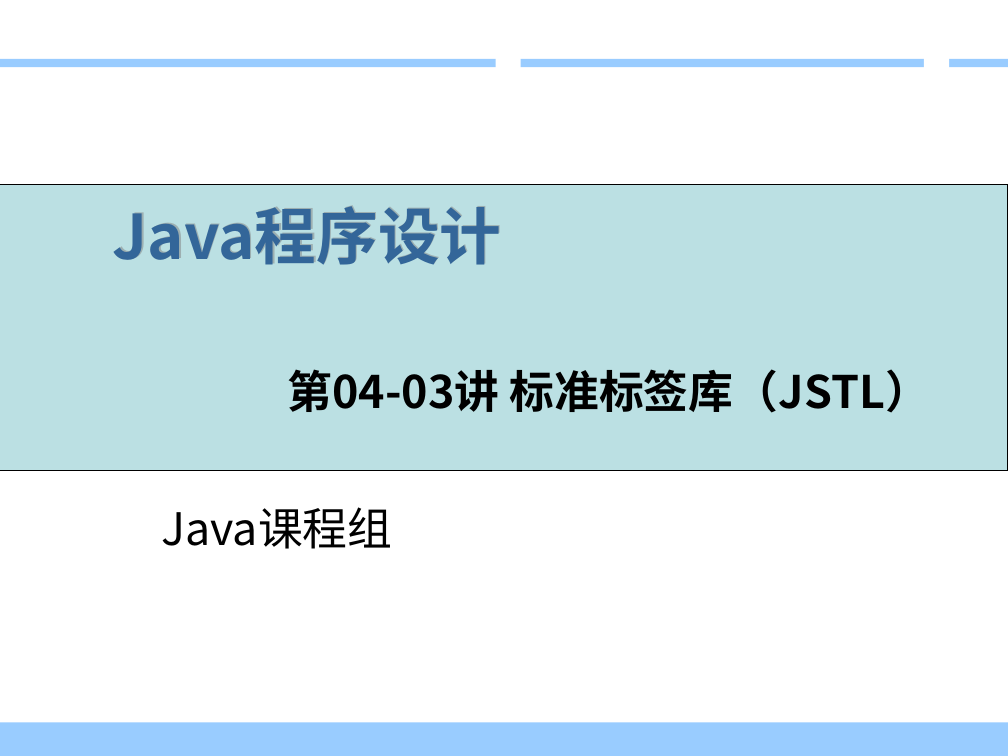
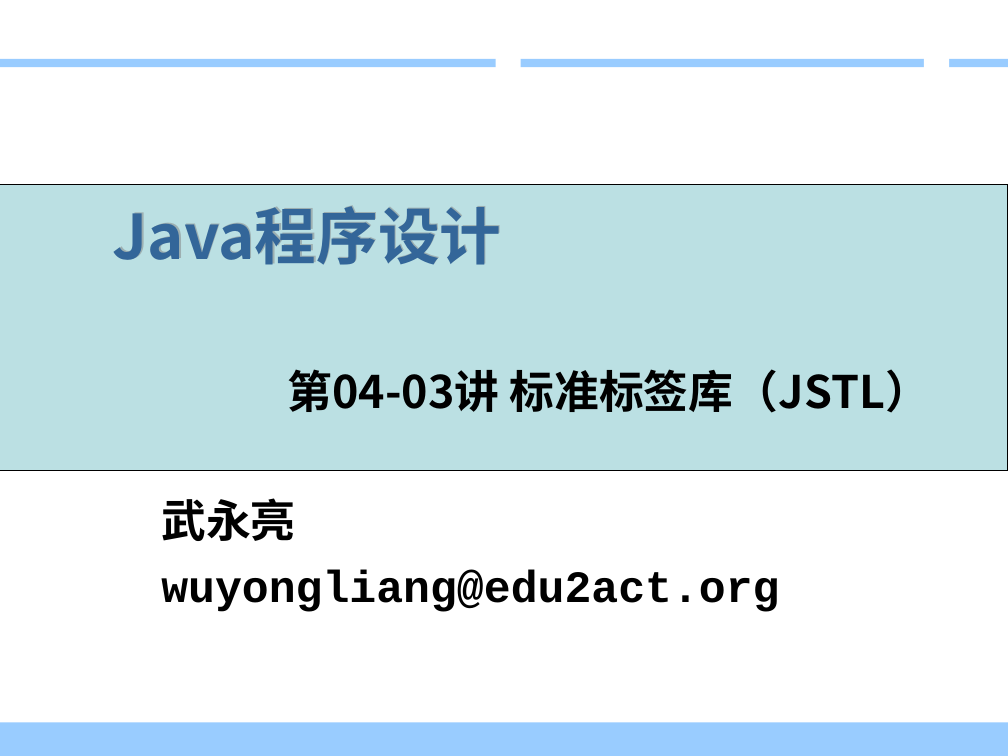
Before and after one commit to edu2act/course-JavaEE, a slide deck: slide 1 of 课程PPT/04-03_标准标签库.ppt. Drawn at 1008x756 pixels with LibreOffice and Linux fonts; fonts in the diff are those of the drawing; background and template pictures are left out. Boxes give left, top, right and bottom in pixels: in the first picture for what was removed or moved away, otherwise in the second. Text is boxed around its words. In the diff, an @@ line names an element or a change of style, - is before the commit and + after.

```diff
--- a/课程PPT/04-03_标准标签库.ppt
+++ b/课程PPT/04-03_标准标签库.ppt
@@ subtitle at <box>161,498,779,612</box>: text changed; font Noto Sans CJK SC to Courier New; bold on @@
-Java课程组
+武永亮
+wuyongliang@edu2act.org
```
Also in this commit, not shown: 4 other slides changed, 8 slides added, 4 slides removed, 60 other files.
